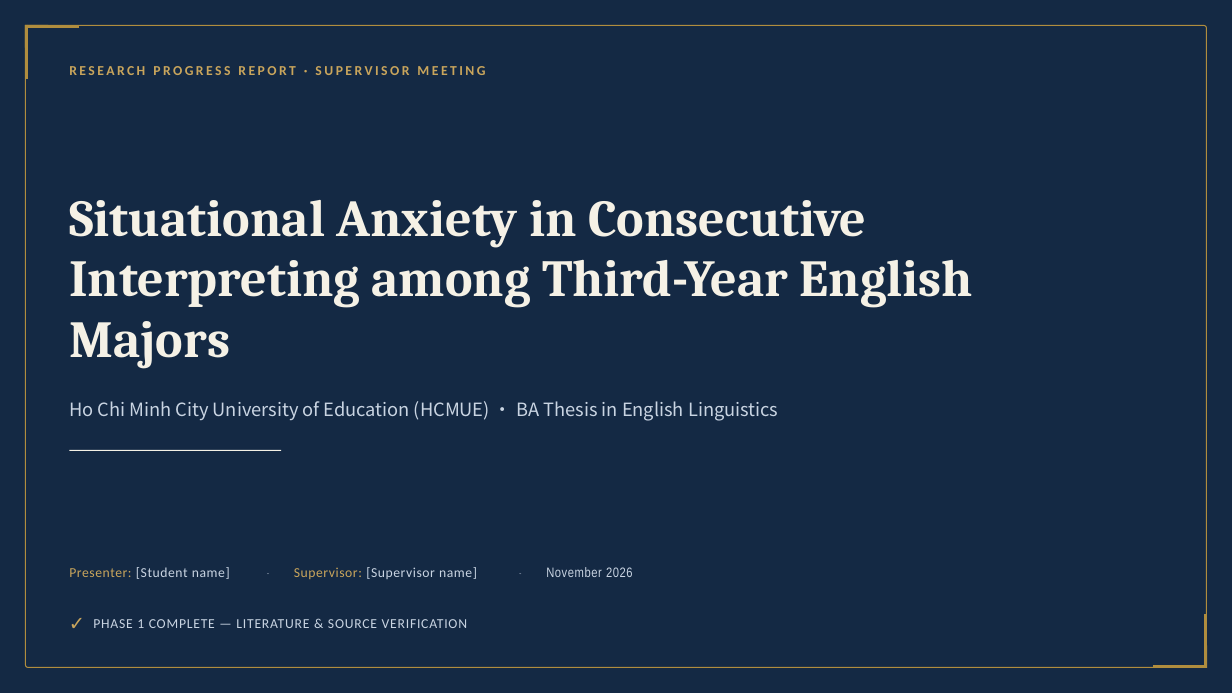
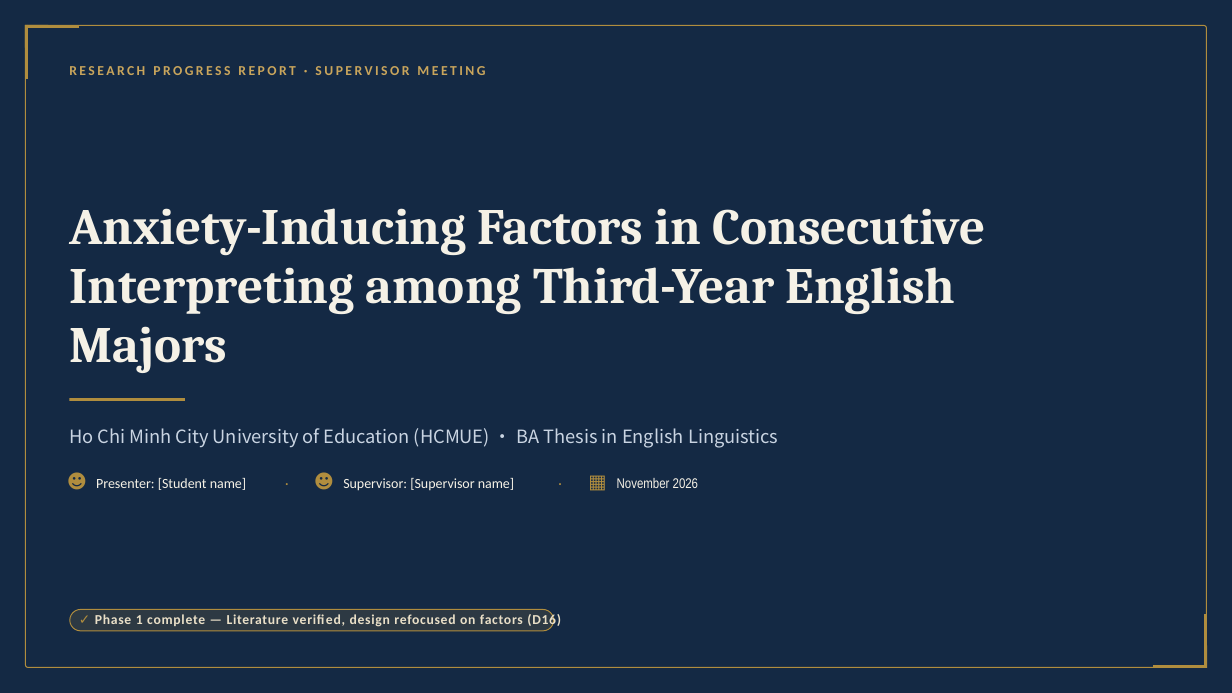
Before and after one commit to longme179/GLM-sessions-sandbox-archive, a slide deck: slide 1 of projects/SPNC/deliverables/SPNC_progress_report_supervisor.pptx. Drawn at 1232x693 pixels with LibreOffice and Linux fonts; fonts in the diff are those of the drawing. Boxes give left, top, right and bottom in pixels: in the first picture for what was removed or moved away, otherwise in the second. Text is boxed around its words. In the diff, an @@ line names an element or a change of style, - is before the commit and + after.

Commit message:
SPNC session 7: refocus D16 — anxiety-INDUCING FACTORS central (RQ2 core, Dong-20 baseline+stratification); ledgers updated via Agent-1 (A2-001 done), ICAS hunt A2-002 running; deck+sotay regenerated v2, synced host md5 4/4

```diff
--- a/projects/SPNC/deliverables/SPNC_progress_report_supervisor.pptx
+++ b/projects/SPNC/deliverables/SPNC_progress_report_supervisor.pptx
@@ text at <box>69,208,985,373</box>: text changed; size 30.4 to 29.8 pt @@
-Situational Anxiety in Consecutive Interpreting among Third-Year English Majors
+Anxiety-Inducing Factors in Consecutive Interpreting among Third-Year English Majors
@@ rectangle added at <box>69,398,185,400</box>, fill #B08D3E @@
@@ text "Ho Chi Minh City University ...": place and size @@
-text "Ho Chi Minh City University ..." at <box>69,401,778,421</box>
+text "Ho Chi Minh City University ..." at <box>69,428,778,448</box>
@@ line removed from (69, 451) to (281, 451) @@
@@ text added at <box>69,473,84,488</box>, 11.2 pt, text #B08D3E @@
+☻
@@ text "Presenter: [Student name]": place and size @@
-text "Presenter: [Student name]" at <box>69,567,230,579</box>
+text "Presenter: [Student name]" at <box>96,478,246,490</box>
@@ text "Presenter: [Student name]" at <box>96,478,246,490</box>: size 8 to 8.2 pt, letter spacing 0.3 to 0 pt; text colour #C9A55C to #F5F1E6 in "Presenter:"; text colour #C9D4E2 to #F5F1E6 in "[Student name]"; line spacing 11.8pt to 12.2pt @@
@@ text at <box>317,473,331,488</box>: text changed; size 8 to 11.2 pt; font Calibri to Roboto; text colour #C9D4E2 at 45% opacity to #B08D3E @@
-·
+☻
@@ text "☻" at <box>317,473,331,488</box>: vertical alignment top to middle @@
@@ text "Supervisor: [Supervisor name]": place and size @@
-text "Supervisor: [Supervisor name]" at <box>294,567,477,579</box>
+text "Supervisor: [Supervisor name]" at <box>343,478,514,491</box>
@@ text "Supervisor: [Supervisor name]" at <box>343,478,514,491</box>: size 8 to 8.2 pt, letter spacing 0.3 to 0 pt; text colour #C9A55C to #F5F1E6 in "Supervisor:"; text colour #C9D4E2 to #F5F1E6 in "[Supervisor name]"; line spacing 11.8pt to 12.2pt @@
@@ text at <box>558,471,584,493</box>: text changed; size 11.2 to 8.2 pt; font Roboto to Calibri; text colour #C9A55C to #B08D3E @@
-✓
+·
@@ text "·" at <box>558,471,584,493</box>: vertical alignment middle to top @@
@@ text added at <box>590,473,605,488</box>, 11.2 pt, text #B08D3E @@
+▦
@@ text "November 2026": place and size @@
-text "November 2026" at <box>546,567,633,577</box>
+text "November 2026" at <box>617,478,698,488</box>
@@ text "November 2026" at <box>617,478,698,488</box>: size 8 to 8.2 pt, text colour #C9D4E2 to #F5F1E6, letter spacing 0.3 to 0 pt; line spacing 11.8pt to 12.2pt @@
@@ rounded rectangle added at <box>70,610,554,631</box>, fill #B08D3E at 16% opacity, outline #B08D3E 0.56 pt @@
@@ text at <box>95,613,561,629</box>: text changed; text colour #C9D4E2 to #E9DFC7; bold on @@
-PHASE 1 COMPLETE — LITERATURE & SOURCE VERIFICATION
+✓ Phase 1 complete — Literature verified, design refocused on factors (D16)
```
Also in this commit, not shown: 12 other slides changed, 15 other files.
